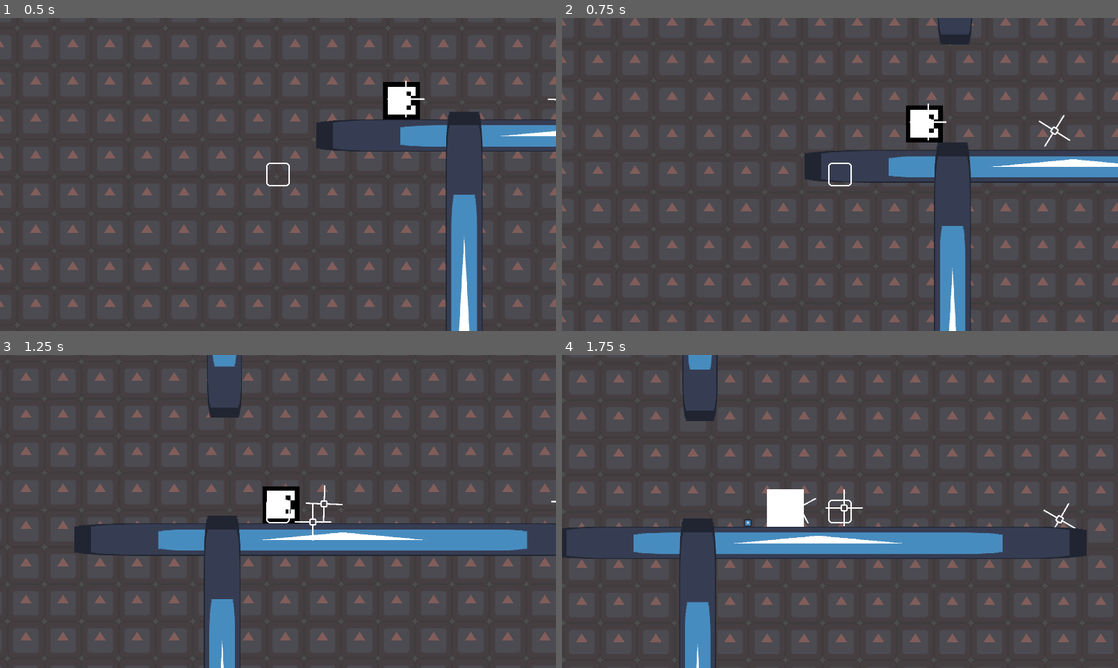
Above: before the commit, frames 1-4 (two rows, left to right).
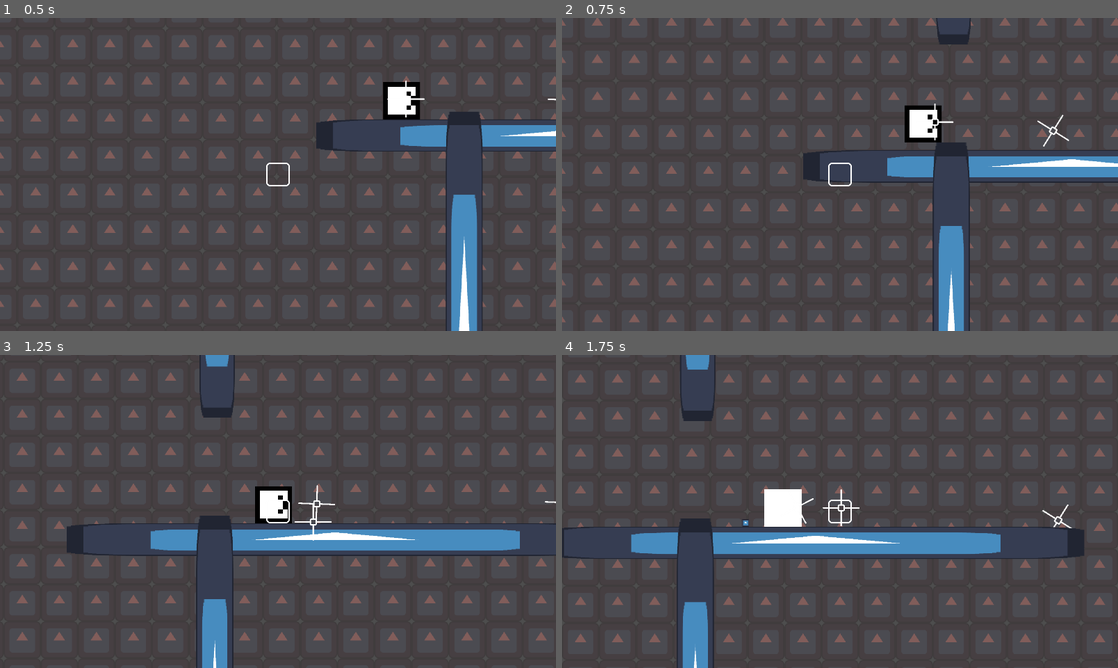
Above: after the commit, the same moments.

Repository: caiolopez/newpro
Game: Godot game, scene res://level.tscn
Same seed, same stepped clock (60 frames per second), same inputs: the game is played once before the commit and once after it. The engine's default icon, where the game draws it, is replaced by a stand-in: a white triangle on a blue panel in a dark square.
Inputs:
- Up to frame 1 (0.5 s): no input
- Up to frame 2 (0.75 s): hold D (move_right) from 0.53 s (still down)
- Up to frame 3 (1.25 s): keep holding D (move_right); tap Space (jump) at 0.77 s
- Up to frame 4 (1.75 s): keep holding D (move_right); tap Space (jump) at 1.52 s

Frame 1 is identical in both runs. In frame 2, 1.9% of the frame differs, in the area x 0-100%, y 0-100%; in frame 3, 6.0%, in the area x 3-100%, y 0-100%; in frame 4, 2.7%.

Commit message:
auto_snap on tiny steps is now a function. Added monitoring to changes in its value for the newly born "just_auto_snapped"

Diff:
--- a/Camera/state_follow_hero.gd
+++ b/Camera/state_follow_hero.gd
@@ -27,7 +27,9 @@
 	else: c.current_lerp_speed.y = lerp(c.current_lerp_speed.y, abs(hero_real_vel.y) * c.lerp_speed.y, Utils.dt_lerp(c.catch_up_speed.y, delta))
 
 	# Look-ahead management
-	if Input.is_action_just_pressed("move_left") or Input.is_action_just_pressed("move_right") or c.hero.just_stopped_pushing_wall:
+	if Input.is_action_just_pressed("move_left")\
+	or Input.is_action_just_pressed("move_right")\
+	or (c.hero.just_stopped_pushing_wall and not c.hero.just_auto_snapped):
 		la_timer.start()
 
 	if abs(hero_real_vel.x) > c.lookahead_activation_vel.x\
--- a/Hero/hero.gd
+++ b/Hero/hero.gd
@@ -37,10 +37,13 @@
 var was_on_floor: bool ## For variable change caculation
 var was_pushing_wall: bool  ## For variable change caculation
 var was_on_water: bool ## For variable change caculation
+var was_auto_snapping: bool
 var on_wall_value_just_changed: bool
+var is_auto_snapping: bool
 var is_just_on_floor: bool
 var is_just_pushing_wall: bool
 var just_stopped_pushing_wall: bool
+var just_auto_snapped: bool
 var facing_direction = 1
 var is_on_water: bool = false
 var is_just_on_water: bool
@@ -144,6 +147,11 @@
 
 	on_wall_value_just_changed = is_on_wall() != was_on_wall
 	was_on_wall = is_on_wall()
+	just_auto_snapped = is_auto_snapping and not was_auto_snapping
+	was_auto_snapping = is_auto_snapping
+	(func ():
+		if just_auto_snapped == true:
+			just_auto_snapped = false).call_deferred()
 
 	is_just_pushing_wall = is_pushing_wall() and not was_pushing_wall
 	just_stopped_pushing_wall = not is_pushing_wall() and was_pushing_wall
@@ -168,6 +176,19 @@
 		return false
 
 
+func step_auto_snap():
+	if is_on_floor()\
+	and not pelvis_rc.is_colliding()\
+	and not shoulder_rc.is_colliding()\
+	and  next_grd_height.is_colliding()\
+	and is_pushing_wall():
+		global_position.y = next_grd_height.get_collision_point().y - %HeroCollider.shape.get_rect().size.y/2 - 1
+		print("AUTO SNAP ON STAIRS")
+		is_auto_snapping = true
+	else:
+		is_auto_snapping = false
+
+
 func update_current_checkpoint(new_checkpoint: Area2D):
 	current_checkpoint = new_checkpoint
 
--- a/Hero/state_walking.gd
+++ b/Hero/state_walking.gd
@@ -8,13 +8,7 @@
 	pass
 
 func on_process(delta: float):
-	if hero.is_on_floor()\
-	and not hero.pelvis_rc.is_colliding()\
-	and not hero.shoulder_rc.is_colliding()\
-	and  hero.next_grd_height.is_colliding()\
-	and hero.is_pushing_wall():
-		hero.global_position.y = hero.next_grd_height.get_collision_point().y - %HeroCollider.shape.get_rect().size.y/2 - 1
-		print("AUTO SNAP ON STAIRS")
+	hero.step_auto_snap()
 
 
 	if Input.is_action_just_pressed('jump'):
